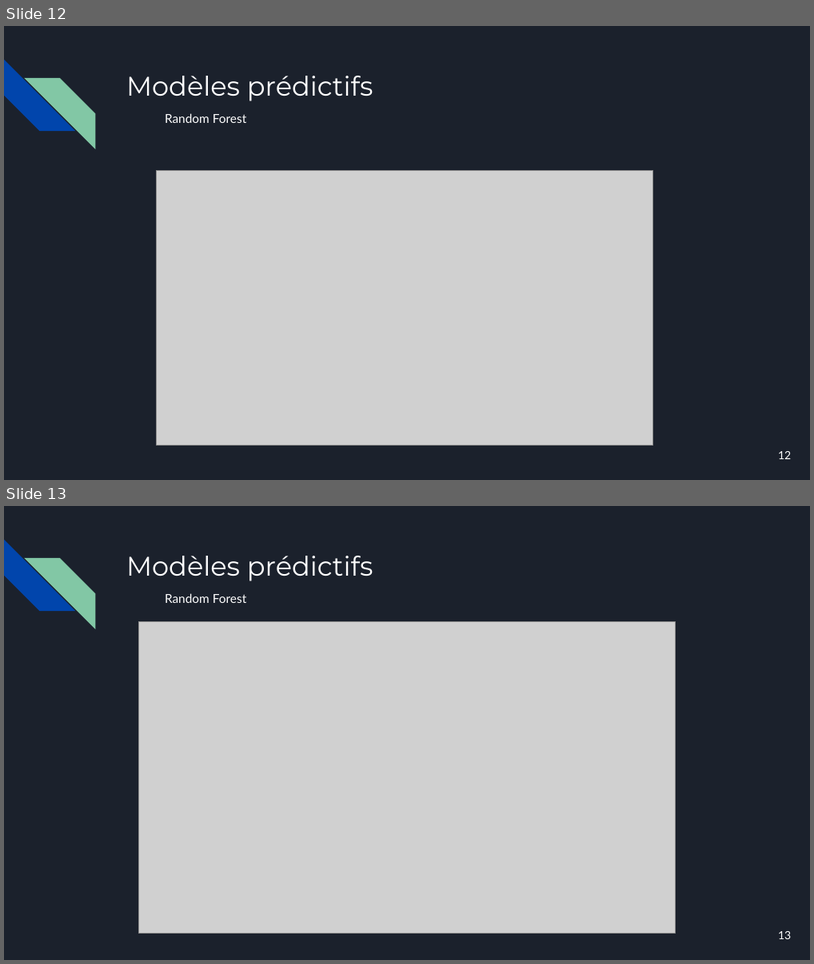
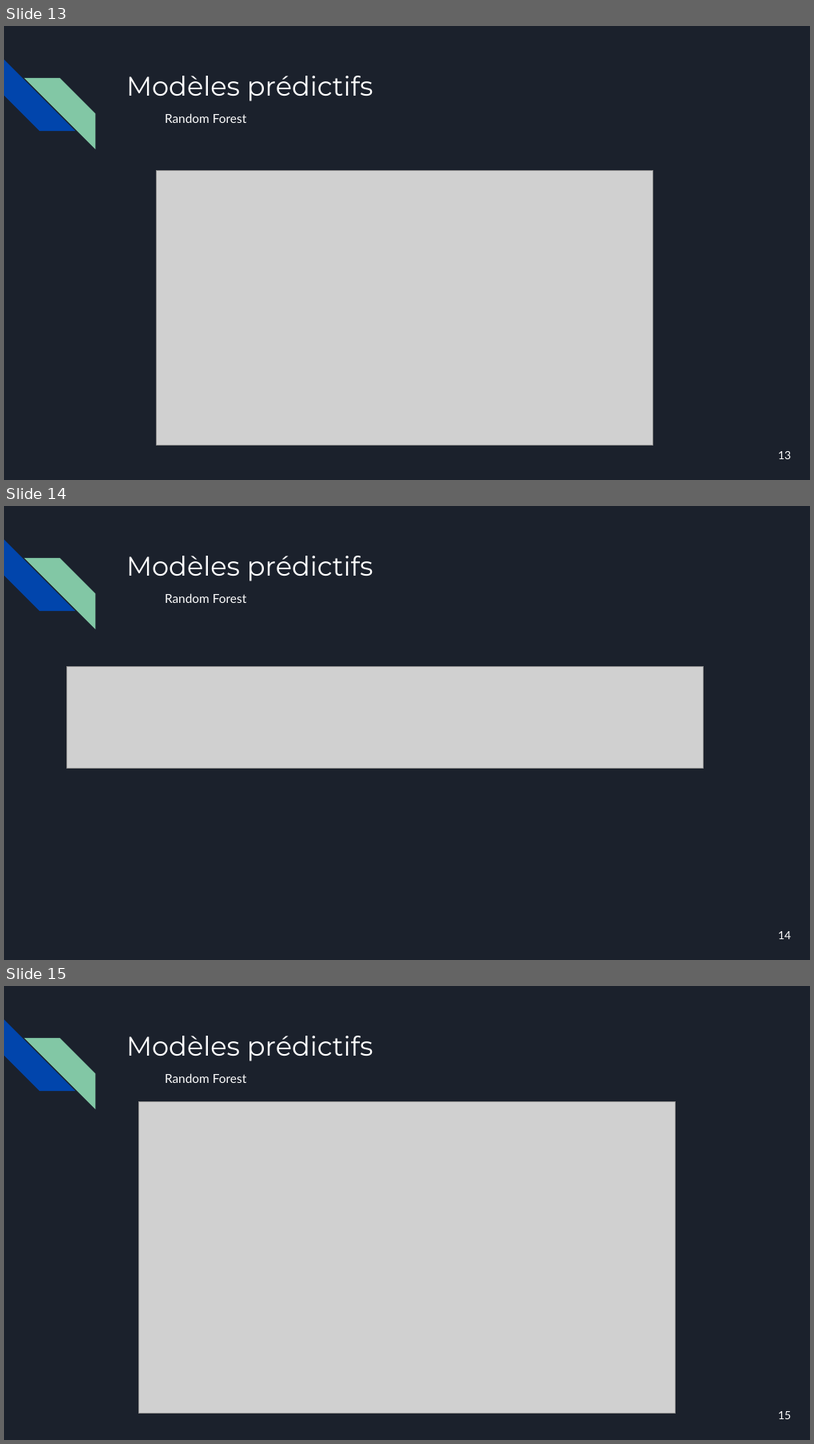
Before and after one commit to Papushkado/Real-Estate-predictions, a slide deck: Machine_Learning_ISUP.pptx. Shown one above the other, each under a label of ours: slides 12 and 13 before the commit, slides 13, 14 and 15 after it. The pictures are 814x964 and 814x1444 pixels, drawn with LibreOffice and Linux fonts; fonts in the diff are those of the drawing; grey boxes stand for pictures. Boxes give left, top, right and bottom in pixels: in the first picture for what was removed or moved away, otherwise in the second. Text is boxed around its words. In the diff, an @@ line names an element or a change of style, - is before the commit and + after.

```diff
--- a/Machine_Learning_ISUP.pptx
+++ b/Machine_Learning_ISUP.pptx
@@ slide 14 added at (4, 506, 810, 960), background #1B212C; not listed: 2 template elements that a slide beside it also shows @@
@@ title added at (126, 556, 374, 581), 24 pt, text #FFFFFF @@
+Modèles prédictifs
@@ text added at (165, 593, 247, 603), 11 pt, text #FFFFFF @@
+Random Forest
@@ picture added at (67, 667, 704, 768) @@
@@ page number added at (778, 931, 791, 939), 10 pt, text #FFFFFF @@
+14
@@ what was slide 12 is now slide 13 @@
@@ page number at (778, 451, 791, 459): text changed @@
-12
+13
@@ what was slide 13 is now slide 15 @@
@@ page number at (778, 1411, 791, 1419): text changed @@
-13
+15
```
Also in this commit, not shown: 3 slides changed, 2 other slides added, 1 slide removed, 1 other file.
